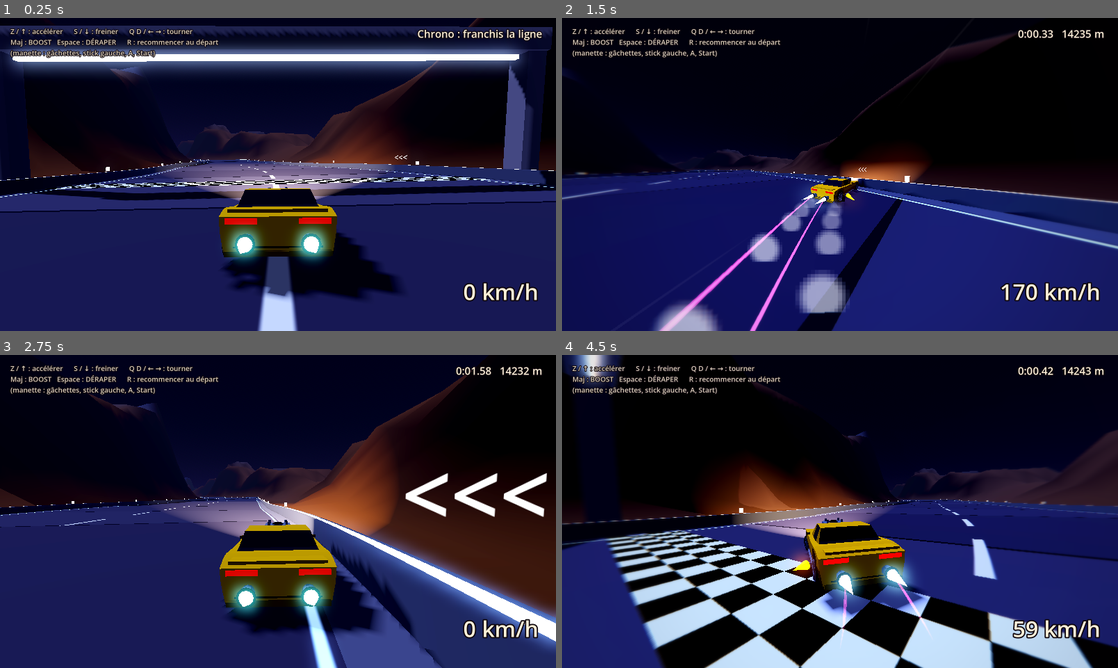
Above: before the commit, frames 1-4 (two rows, left to right).
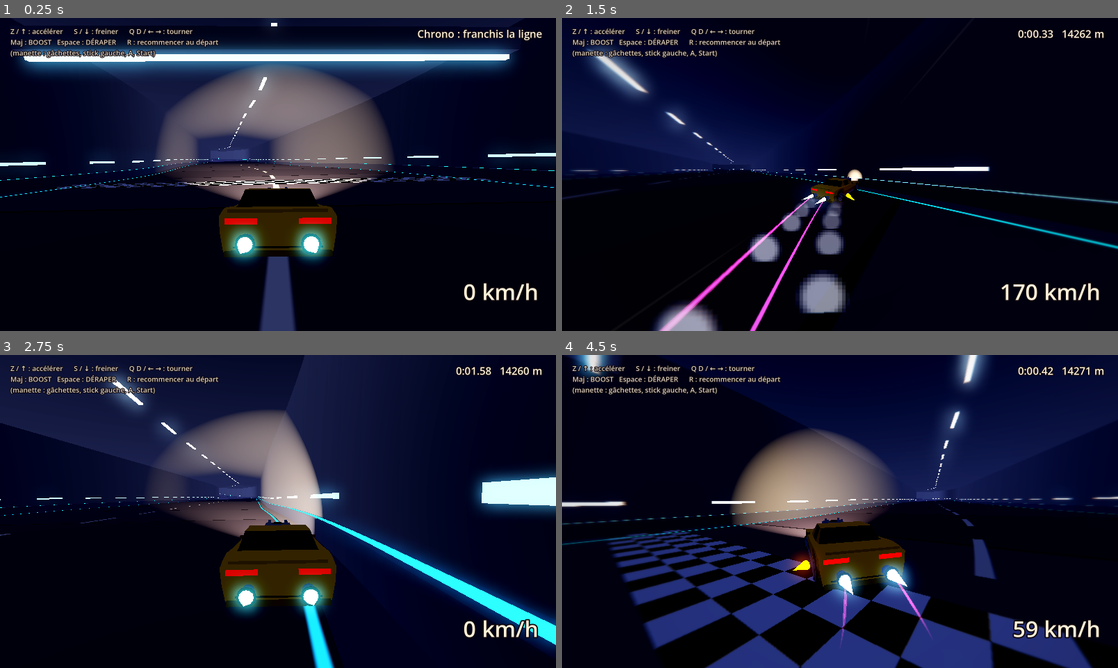
Above: after the commit, the same moments.

Repository: CrachelaVapeur/Jeu-de-Course
Game: Godot game, scene res://scenes/circuit_01.tscn
Two runs of this game, one before a commit and one after it. Both use one fixed random seed, a clock stepped at 60 frames per second and the inputs below.
Inputs:
- Up to frame 1 (0.25 s): no input
- Up to frame 2 (1.5 s): hold D (droite) 0.53-1.28 s; hold Shift (boost) 0.53-1.28 s; hold Down from 1.28 s (still down); tap Space (deraper) at 1.35 s
- Up to frame 3 (2.75 s): release Down at 2.03 s; hold D (droite) from 2.03 s (still down); hold S (freiner) from 2.03 s (still down)
- Up to frame 4 (4.5 s): release D (droite) at 2.78 s; release S (freiner) at 2.78 s; hold W (accelerer) 2.78-3.53 s; tap R (recommencer) at 2.85 s; hold A (gauche) from 3.53 s (still down); tap X at 3.6 s; tap Shift (boost) at 4.35 s

The runs differ from the first frame. In frame 1, 69% of the frame differs, in the area x 0-100%, y 0-100%; in frame 2, 64%; in frame 3, 80%; in frame 4, 66%.

Commit message:
Circuit 1: new altitude profile, underground start, raised edges, smooth road
- PROFIL_ALTITUDE in the circuit file replaces the per-point heights:
  long flats and big climbs/drops (10 m to 200 m instead of 12-169 m)
- the race starts underground: the tunnel begins at 0 m with a wall
  behind the car and climbs to the hairpin; then a steep drop with
  city 1 below
- new "bord_releve" obstacle: the road becomes hollow (raised curved
  edges) in 6 big turns
- each road vertex gets its own normal: no more visible facets

Co-Authored-By: Claude Opus 5.5 <noreply@anthropic.com>
Claude-Session: https://claude.ai/code/session_019EpZwZkNSig7RBCoAMooUs

Diff:
--- a/circuits/circuit_01.gd
+++ b/circuits/circuit_01.gd
@@ -1,9 +1,10 @@
 extends RefCounted
 ## Circuit 1, d'après la carte annotée d'Eric (docs/circuit_01/carte_annotee.png)
 ## et sa heatmap d'élévation (docs/circuit_01/heatmap_elevation.png).
-## Une course de nuit d'environ 15 km, d'un point à un autre : départ en
-## montagne, tunnel, Cyber City 1, pont au-dessus de l'embouchure, montée dans
-## la montagne, zone cratère, Cyber City 2 et longue ligne droite finale.
+## Une course de nuit d'environ 15 km, d'un point à un autre : départ sous
+## terre, longue montée dans le tunnel, Cyber City 1, pont au-dessus de
+## l'embouchure, montée dans la montagne, zone cratère, Cyber City 2 et
+## longue ligne droite finale.
 ##
 ## Les points de passage ont été relevés automatiquement sur la carte par
 ## outils/relever_trace.py, puis peuvent être retouchés à la main ici.
@@ -11,7 +12,8 @@
 ## - x, y : position en PIXELS sur la carte annotée (1920 x 1080) ;
 ##   ECHELLE les convertit en mètres. On peut donc ouvrir la carte dans un
 ##   logiciel de dessin, lire la position d'un pixel et l'écrire ici.
-## - hauteur en mètres (rouge de la heatmap = 12 m, blanc = 170 m) ;
+## - hauteur en mètres : n'est plus utilisée, c'est PROFIL_ALTITUDE (plus bas)
+##   qui donne la hauteur de la route ;
 ## - dévers en degrés (positif = la route penche vers la droite) ;
 ## - largeur de la route en mètres.
 ## Le commentaire à droite donne la distance approximative depuis le départ.
@@ -32,11 +34,28 @@
 const HAUTEUR_MONTAGNES := 230.0
 const BATIMENTS := 0  ## pas de bâtiments au hasard : les villes sont placées ci-dessous
 
+## Le profil d'altitude de la route : [distance, hauteur] en mètres, la
+## distance étant mesurée à plat depuis le départ. Entre deux repères, la
+## route monte ou descend en douceur ; deux repères à la même hauteur font
+## un long plat. On peut changer ces chiffres pour remodeler les côtes.
+const PROFIL_ALTITUDE := [
+	[0, 10], [300, 10],  # départ sous terre
+	[1800, 150],  # grande montée dans le tunnel, jusqu'à l'épingle
+	[2800, 150],  # sortie du tunnel, puis le bord de la falaise
+	[3500, 32],  # grande descente avec la ville 1 en contrebas
+	[5250, 32],  # Cyber City 1 sur une voie surélevée, puis le pont
+	[7300, 200],  # grande montée vers la montagne
+	[8350, 200],  # le plateau et ses virages, jusqu'au saut
+	[9050, 12],  # grande descente vers le cratère
+	[10300, 12],  # le cratère
+	[10800, 30],  # Cyber City 2
+	[14500, 30],  # la ligne droite finale
+]
+
 ## La teinte des lumières de chaque section (murets, lampadaires, portiques,
 ## lignes au sol…) : une seule couleur par zone, à partir de la distance « a ».
 const COULEURS_ZONES := [
-	{"a": 0, "couleur": Color(0.7, 0.82, 1.0)},  # canyon du départ : blanc froid
-	{"a": 1048, "couleur": Color(0.35, 0.85, 1.0)},  # tunnel : cyan
+	{"a": 0, "couleur": Color(0.35, 0.85, 1.0)},  # le tunnel du départ : cyan
 	{"a": 2400, "couleur": Color(0.7, 0.82, 1.0)},  # sortie du tunnel
 	{"a": 2677, "couleur": Color(1.0, 0.78, 0.5)},  # Cyber City 1 : ambre, comme la pyramide
 	{"a": 4253, "couleur": Color(0.7, 0.82, 1.0)},  # le pont : blanc froid
@@ -395,9 +414,19 @@
 ]
 
 const OBSTACLES := [
-	{"type": "tunnel", "a": 1048, "longueur": 1349},
+	# On part sous terre : le tunnel commence avec la route.
+	{"type": "tunnel", "a": 0, "longueur": 2397},
 	{"type": "pont", "a": 4293, "longueur": 870},
-	# Descente vers le cratère : un saut au-dessus d'une crevasse.
+	# Bords relevés (piste en creux, comme un bobsleigh) dans les grands
+	# virages : ils retiennent le bolide qui arrive trop vite.
+	{"type": "bord_releve", "a": 1780, "longueur": 400},  # l'épingle du tunnel
+	{"type": "bord_releve", "a": 3580, "longueur": 300, "hauteur": 5},  # au bas de la grande descente
+	{"type": "bord_releve", "a": 7280, "longueur": 300},  # le plateau
+	{"type": "bord_releve", "a": 8020, "longueur": 320},
+	{"type": "bord_releve", "a": 10720, "longueur": 220},  # Cyber City 2
+	{"type": "bord_releve", "a": 11620, "longueur": 240},
+	# Au bout du plateau : un saut au-dessus d'une crevasse, puis la grande
+	# descente vers le cratère.
 	{"type": "tremplin", "a": 8393, "longueur": 25, "hauteur": 3},
 	{"type": "trou", "a": 8418, "longueur": 45},
 	{"type": "sans_muret", "a": 7871, "longueur": 233, "cote": "gauche"},
@@ -407,7 +436,6 @@
 
 	# Repères de vitesse et éclairage : chaque section a le sien, et certaines
 	# restent sombres exprès, pour les contrastes.
-	{"type": "balises", "a": 40, "longueur": 983},  # canyon du départ
 	{"type": "balises", "a": 2407, "longueur": 473},
 	{"type": "lampadaires", "a": 2855, "longueur": 1298, "ecart": 60},
 	{"type": "lignes_lumineuses", "a": 2939, "longueur": 1077},
--- a/scripts/circuit_trace.gd
+++ b/scripts/circuit_trace.gd
@@ -1,7 +1,7 @@
 extends DecorBase
 ## Construit un vrai circuit à partir d'un fichier de données rangé dans
 ## circuits/ : la route (avec ses pentes et ses virages relevés), les murets,
-## les obstacles (blocs, tremplins, trous, tunnels, ponts), les lignes de
+## les obstacles (blocs, tremplins, trous, tunnels, ponts, bords relevés), les lignes de
 ## départ et d'arrivée, les piliers sous la route, le sol (mer, terre et
 ## montagnes, si le circuit a une carte du relief) et un décor de bâtiments.
 ## Gère aussi le chrono, les tours, et la réapparition quand on tombe.
@@ -16,6 +16,9 @@
 @export var nombre_batiments := 220
 @export var epaisseur_route := 1.2
 @export var hauteur_muret := 1.0
+## Largeur des bords relevés (obstacle « bord_releve ») : la route remonte en
+## arrondi sur cette distance de chaque côté, comme une piste de bobsleigh.
+@export var largeur_bord_releve := 12.0
 
 const SHADER_ROUTE := preload("res://shaders/route_circuit.gdshader")
 const SHADER_EAU := preload("res://shaders/eau.gdshader")
@@ -134,6 +137,15 @@
 	var points: Array[Vector3] = []
 	for p in _donnees.POINTS:
 		points.append(Vector3(p[0] * echelle, p[2], p[1] * echelle))
+	var profil: Array = _constante("PROFIL_ALTITUDE", [])
+	if not profil.is_empty():
+		# La hauteur des points vient du profil d'altitude, mesuré à plat le
+		# long des points de passage : de longs plats et de vraies côtes.
+		var parcouru := 0.0
+		for i in points.size():
+			if i > 0:
+				parcouru += Vector2(points[i].x - points[i - 1].x, points[i].z - points[i - 1].z).length()
+			points[i].y = altitude_profil(parcouru, profil)
 	if _donnees.BOUCLE:
 		points.append(points[0])
 
@@ -167,6 +179,21 @@
 	print(texte.trim_suffix(","))
 
 
+## L'altitude du profil à une distance (mesurée à plat) : la hauteur d'un
+## repère, puis une montée ou une descente en douceur jusqu'au suivant
+## (raide au milieu, à plat aux deux bouts). Deux repères à la même hauteur
+## font un long plat.
+static func altitude_profil(s: float, profil: Array) -> float:
+	if s <= profil[0][0]:
+		return profil[0][1]
+	for k in profil.size() - 1:
+		var a: Array = profil[k]
+		var b: Array = profil[k + 1]
+		if s <= b[0]:
+			return lerpf(a[1], b[1], smoothstep(a[0], b[0], s))
+	return profil[-1][1]
+
+
 func _voisin(points: Array[Vector3], i: int) -> Vector3:
 	var n := points.size()
 	if _donnees.BOUCLE:
@@ -191,7 +218,18 @@
 	var droite := avant.cross(Vector3.UP).normalized()
 	droite = droite.rotated(avant, deg_to_rad(reglages.y))
 	var haut := droite.cross(avant).normalized()
-	return {"d": d, "pos": pos, "avant": avant, "droite": droite, "haut": haut, "largeur": reglages.x}
+	return {"d": d, "pos": pos, "avant": avant, "droite": droite, "haut": haut, "largeur": reglages.x, "releve": _releve_a(d)}
+
+
+## La hauteur des bords relevés à cette distance (0 = route plate). Elle
+## monte et redescend en douceur sur les 60 premiers et derniers mètres.
+func _releve_a(d: float) -> float:
+	for o in _donnees.OBSTACLES:
+		if o.type == "bord_releve" and d > o.a and d < o.a + o.longueur:
+			var entree := smoothstep(o.a, o.a + 60.0, d)
+			var sortie := 1.0 - smoothstep(o.a + o.longueur - 60.0, o.a + o.longueur, d)
+			return minf(entree, sortie) * float(o.get("hauteur", 4.0))
+	return 0.0
 
 
 func _echantillon(d: float) -> Vector3:
@@ -246,7 +284,32 @@
 
 
 func _bord(t: Dictionary, cote: float) -> Vector3:
-	return t.pos + t.droite * (t.largeur * 0.5 * cote)
+	return t.pos + t.droite * (t.largeur * 0.5 * cote) + t.haut * t.releve
+
+
+## La route vue en coupe, de gauche à droite : [position, normale, écart au
+## centre] pour chaque sommet. Plate : ses deux bords. Avec des bords
+## relevés : un plat au milieu, puis de chaque côté une courbe qui remonte.
+func _coupe(t: Dictionary, avec_bords: bool) -> Array:
+	var demi: float = t.largeur * 0.5
+	if not avec_bords:
+		return [[_bord(t, -1.0), t.haut, -demi], [_bord(t, 1.0), t.haut, demi]]
+	var bord := minf(largeur_bord_releve, demi * 0.45)
+	var ecarts: Array[float] = []
+	for k in 5:
+		ecarts.append(-demi + bord * k / 4.0)
+	for k in 5:
+		ecarts.append(demi - bord + bord * k / 4.0)
+	var coupe := []
+	for x in ecarts:
+		# Hauteur en arc de parabole : nulle (et à plat) au bout du plat du
+		# milieu, « releve » au bord de la route.
+		var u := clampf((absf(x) - (demi - bord)) / bord, 0.0, 1.0)
+		var h: float = t.releve * u * u
+		var pente: float = signf(x) * 2.0 * t.releve * u / bord
+		var normale: Vector3 = (t.haut - t.droite * pente).normalized()
+		coupe.append([t.pos + t.droite * x + t.haut * h, normale, x])
+	return coupe
 
 
 # --- Route et murets -------------------------------------------------------------
@@ -275,9 +338,20 @@
 			# UV2.y = 2 : le shader allume les pointillés (lignes lumineuses).
 			var mode := 2.0 if _obstacle_a("lignes_lumineuses", milieu) else 0.0
 			dessus.set_color(couleur_zone(milieu).srgb_to_linear())
-			_quad(dessus, [al, ar, br, bl], a.haut,
-				[Vector2(-uv_a, a.d), Vector2(uv_a, a.d), Vector2(uv_b, b.d), Vector2(-uv_b, b.d)],
-				[Vector2(uv_a, mode), Vector2(uv_a, mode), Vector2(uv_b, mode), Vector2(uv_b, mode)])
+			# Chaque sommet a la normale de sa propre tranche : la lumière
+			# glisse d'une tranche à l'autre et on ne voit plus les facettes.
+			var avec_bords: bool = a.releve > 0.0 or b.releve > 0.0
+			var coupe_a := _coupe(a, avec_bords)
+			var coupe_b := _coupe(b, avec_bords)
+			for k in coupe_a.size() - 1:
+				var g_a: Array = coupe_a[k]
+				var d_a: Array = coupe_a[k + 1]
+				var g_b: Array = coupe_b[k]
+				var d_b: Array = coupe_b[k + 1]
+				_quad(dessus, [g_a[0], d_a[0], d_b[0], g_b[0]], a.haut,
+					[Vector2(g_a[2], a.d), Vector2(d_a[2], a.d), Vector2(d_b[2], b.d), Vector2(g_b[2], b.d)],
+					[Vector2(uv_a, mode), Vector2(uv_a, mode), Vector2(uv_b, mode), Vector2(uv_b, mode)],
+					[g_a[1], d_a[1], d_b[1], g_b[1]])
 
 		# L'épaisseur de la route : visible au bord des trous et des ravins.
 		var ea: Vector3 = a.haut * epaisseur_route
@@ -520,7 +594,12 @@
 		d += 11.0
 	_ajouter_en_masse(BoxMesh.new(), traits, [], _matiere(teinte, 2.0))
 
-	_construire_facade(_cadre(o.a))
+	if o.a > 1.0:
+		_construire_facade(_cadre(o.a))
+	else:
+		# Le tunnel commence avec la course : on part sous terre, dos au mur.
+		var mur := _cadre(0.5)
+		_construire_bloc({"a": 0.5, "decalage": 0, "taille": [mur.largeur + 1.2, HAUTEUR_TUNNEL + 3.0, 1.0]}, _matiere(Color(0.33, 0.31, 0.3)), _matiere(couleur_zone(0.0), 2.0))
 	_construire_facade(_cadre(o.a + o.longueur))
 
 
@@ -803,7 +882,8 @@
 
 ## Ajoute un quadrilatère (deux triangles). Les sommets sont donnés dans
 ## l'ordre du tour ; « normale » indique le côté visible.
-func _quad(st: SurfaceTool, p: Array, normale: Vector3, uv: Array = [], uv2: Array = []) -> void:
+## « normales » (facultatif) : une normale par sommet, pour un éclairage lisse.
+func _quad(st: SurfaceTool, p: Array, normale: Vector3, uv: Array = [], uv2: Array = [], normales: Array = []) -> void:
 	for tri in [[0, 1, 2], [0, 2, 3]]:
 		var ordre: Array = tri
 		# Godot affiche les triangles dont les sommets tournent dans le sens
@@ -814,7 +894,7 @@
 		if (b - a).cross(c - a).dot(normale) > 0.0:
 			ordre = [ordre[0], ordre[2], ordre[1]]
 		for k in ordre:
-			st.set_normal(normale)
+			st.set_normal(normale if normales.is_empty() else normales[k])
 			if not uv.is_empty():
 				st.set_uv(uv[k])
 			if not uv2.is_empty():
Not shown, changed: docs/playtest_todo.md
